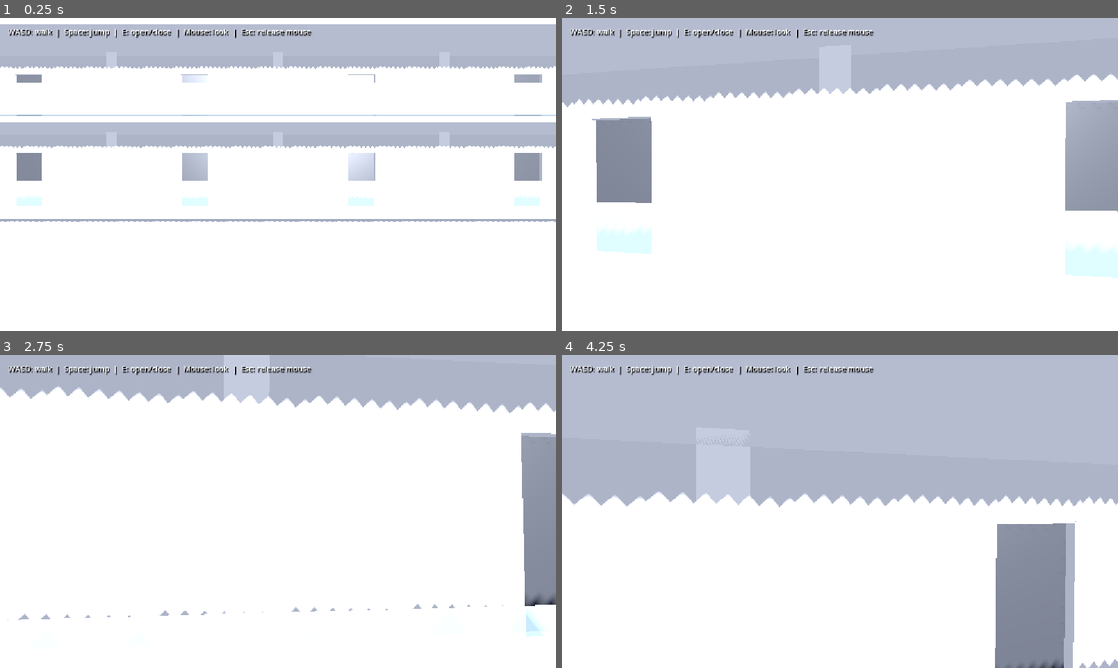
Above: before the commit, frames 1-4 (two rows, left to right).
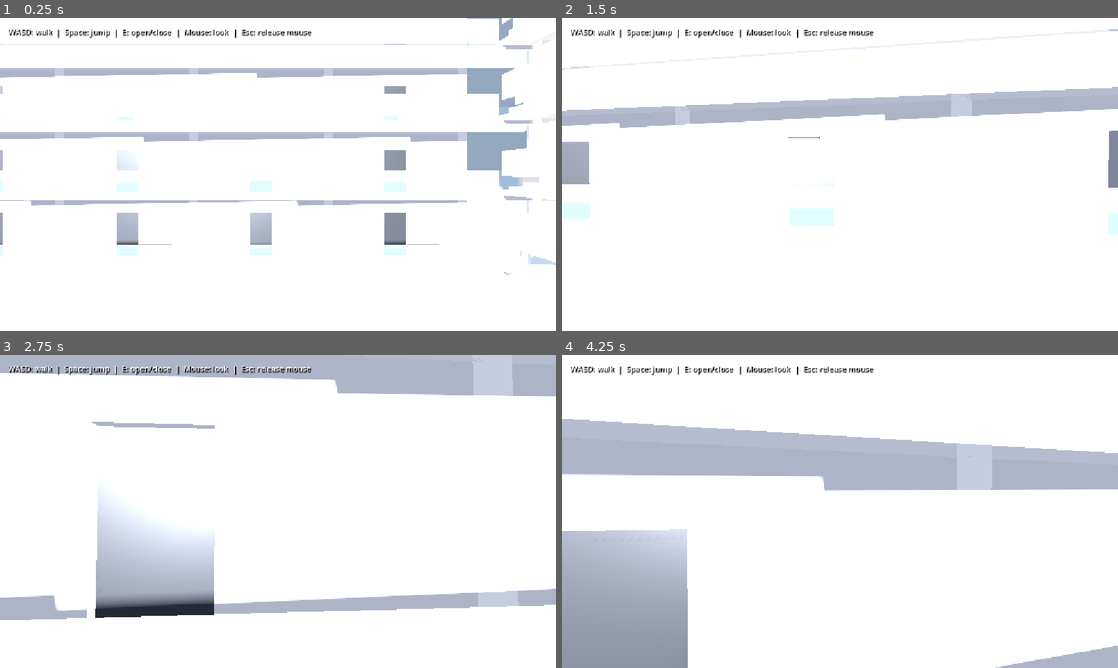
Above: after the commit, the same moments.

Repository: skorotkiewicz/privacy-apartments
Game: Godot game, scene res://main.tscn
Two runs of this game, one before a commit and one after it. Both use one fixed random seed, a clock stepped at 60 frames per second and the inputs below.
Inputs (mouse positions are in pixels of both pictures, inside the frame that each line leads up to):
- Up to frame 1 (0.25 s): no input
- Up to frame 2 (1.5 s): tap Enter (ui_accept) at 0.5, 0.77 s; move the mouse to (867, 174) at 0.52 s; hold E 0.53-1.28 s; hold W from 0.53 s (still down); move the mouse to (812, 174) at 1.27 s; tap E at 1.35 s
- Up to frame 3 (2.75 s): keep holding W; tap Enter (ui_accept) at 1.52 s; move the mouse to (289, 505) at 2.02 s; hold E from 2.03 s (still down)
- Up to frame 4 (4.25 s): keep holding W; tap Enter (ui_accept) at 2.75, 3.02, 3.77 s; move the mouse to (834, 517) at 2.77 s; release E at 2.78 s; tap E at 2.85 s; move the mouse to (878, 514) at 3.52 s; hold E from 3.53 s (still down)

The runs differ from the first frame. In frame 1, 29% of the frame differs, in the area x 0-100%, y 0-82%; in frame 2, 37%; in frame 3, 18%; in frame 4, 48%, in the area x 0-100%, y 0-100%.

Commit message:
Enable room lights and add light switch interaction

Diff:
--- a/godot/privacy-apartments/explorer.gd
+++ b/godot/privacy-apartments/explorer.gd
@@ -55,7 +55,7 @@
 	var node: Node = get_world_3d().direct_space_state.intersect_ray(query).get("collider")
 	while node:
 		var object_name := str(node.name)
-		if node is MeshInstance3D and (object_name.begins_with("EntranceDoor_") or object_name.begins_with("OpenableWindow_") or object_name.begins_with("Louver_")):
+		if node is MeshInstance3D and (object_name.begins_with("EntranceDoor_") or object_name.begins_with("OpenableWindow_") or object_name.begins_with("Louver_") or object_name.begins_with("LightSwitch")):
 			break
 		node = node.get_parent()
 	if not node:
@@ -64,12 +64,22 @@
 	if str(object.name).begins_with("Louver_"):
 		_toggle_blinds(object)
 		return
+	if str(object.name).begins_with("LightSwitch"):
+		_toggle_light(object)
+		return
 	var closed_y: float = object.get_meta("closed_y", object.rotation.y)
 	var opening: bool = not object.get_meta("open", false)
 	var direction := -1.0 if str(object.name).ends_with("_Right") else 1.0
 	object.set_meta("closed_y", closed_y)
 	object.set_meta("open", opening)
 	object.create_tween().tween_property(object, "rotation:y", closed_y + (direction * PI / 2.0 if opening else 0.0), 0.25)
+
+func _toggle_light(light_switch: Node3D) -> void:
+	var tag := str(light_switch.name).get_slice("_", 1)
+	var controlled_name := str(light_switch.get_meta("controls", "LampLight_" + tag))
+	var light := apartments.get_node_or_null(NodePath(controlled_name))
+	if light:
+		light.visible = not light.visible
 
 func _toggle_blinds(hit_blind: Node3D) -> void:
 	var prefix := str(hit_blind.name)
--- a/godot/privacy-apartments/main.tscn
+++ b/godot/privacy-apartments/main.tscn
@@ -33,6 +33,7 @@
 environment = SubResource("Environment_main")
 
 [node name="Apartments" parent="." unique_id=1280652106 instance=ExtResource("1_model")]
+transform = Transform3D(1, 0, 0, 0, 1, 0, 0, 0, 1, -4.3534174, -2.9343872, -2.0345364)
 
 [node name="Sun" type="DirectionalLight3D" parent="." unique_id=1609323871]
 transform = Transform3D(0.7885849, 0.14437935, -0.5977364, 0.41932, -0.837252, 0.3509701, -0.44978315, -0.5274125, -0.72078526, -10.161776, -3.5008278, -20.433847)
@@ -40,7 +41,7 @@
 shadow_enabled = true
 
 [node name="Sun2" type="DirectionalLight3D" parent="." unique_id=199242426]
-transform = Transform3D(-0.7304847, 0.6776568, 0.084696345, -0.587485, -0.68677855, 0.42801523, 0.34821513, 0.26290065, 0.89979416, -3.6293507, 13.670692, 26.220695)
+transform = Transform3D(0.018019319, 0.9578134, -0.28682593, -0.9372416, 0.11609074, 0.32878774, 0.3482151, 0.26290062, 0.8997942, 3.2015285, 5.669505, 22.668417)
 light_energy = 1.5
 shadow_enabled = true
 
Binary file changed: godot/privacy-apartments/assets/privacy_apartments.glb
Not shown, changed: build_apartments.py
Not shown, changed: privacy_apartments.blend
Not shown, changed: privacy_apartments.blend1
Not shown, changed: privacy_apartments.glb
Not shown, changed: rebuild_model.sh
